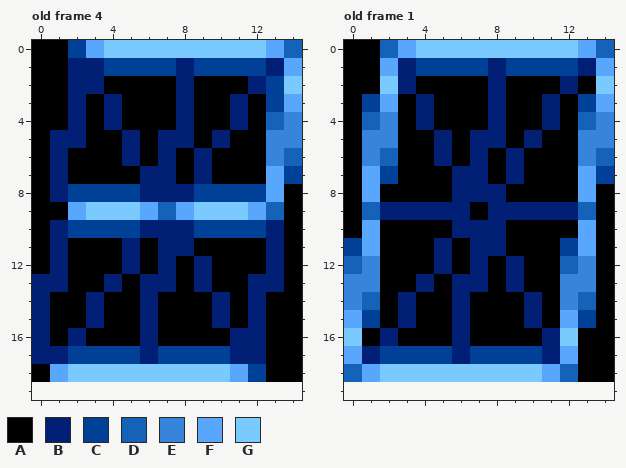
Edited in one commit: pixel-art file (img/vfd.aseprite). The picture above is the old version.
15x19 pixels, 4 frames. Shown: old frame 4, old frame 1. The old version is drawn lined up with the new one, on the new canvas. The commit also changed other frames, which this record leaves out.
Palette (. is transparent): A #000000  B #001f75  C #004197  D #1463b9  E #3685db  F #58a7fd  G #7ac9ff
Pixels before, old frame 4, first column x 0:
 0 AACFGGGGGGGGGFD
 1 AABBCCCCBCCCCBF
 2 AABBAAAABAAABCG
 3 AABABAAABAABACF
 4 AABABAAABAABADE
 5 ABBAABABBABAAEE
 6 ABAAABABABAAAED
 7 ABAAAABBABAAAFC
 8 ABCCCCBBBCCCCFA
 9 AAFGGGFDFGGGFDA
10 ABCCCCBBBCCCCBA
11 ABAAABABBAAAABA
12 ABAAABABABAAABA
13 BBAABABBABAABBA
14 BAABAABAAABABAA
15 BAABAABAAABABAA
16 BABAAABAAAABBAA
17 BBCCCCBCCCCBBAA
18 AFGGGGGGGGGFCAA
Pixels before, old frame 1, first column x 0:
 0 AADFGGGGGGGGGFD
 1 AAFBCCCCBCCCCBF
 2 AAGBAAAABAAABAG
 3 ACFABAAABAABACF
 4 ADEABAAABAABADE
 5 AEEAABABBABAAEE
 6 AEDAABABABAAAED
 7 AFCAAABBABAAAFC
 8 AFAAAABBBAAAAFA
 9 ADBBBBBABBBBBDA
10 AFAAAABBBAAAAFA
11 CFAAABABBAAACFA
12 DEAAABABABAADEA
13 EEAABABBABAAEEA
14 EDABAABAAABAEDA
15 FCABAABAAABAFCA
16 GABAAABAAAABGAA
17 FBCCCCBCCCCBFAA
18 DFGGGGGGGGGFDAA
Once edited:
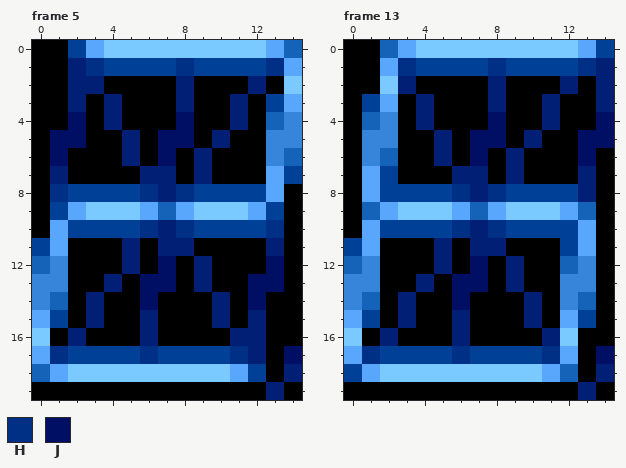
Colours new in this view: H #003086  J #000e64
A new or re-ordered frame is compared with the old frame closest to it.
Edits made:
canvas 15x19 -> 15x20
frames 4 -> 20
Frame 5 is new; against old frame 4:
There is now colour A in row 19 at x 0 to 12 and 14.
The edit turns colour C into colour A in row 2 at x 13.
There is now colour B in row 19 at x 13.
The edit turns colour A into colour B in row 18 at x 14.
The edit turns colour A into colour C in row 9 at x 1; in row 11 at x 0; in row 15 at x 1.
The edit turns colour D into colour C in row 9 at x 13.
The edit turns colour A into colour D in row 12 at x 0; in row 14 at x 1; in row 18 at x 0.
The edit turns colour B into colour E in row 12 at x 1; in row 13 at x 0 to 1; in row 14 at x 0.
The edit turns colour B into colour F in rows 10 to 11 at x 1; in row 15 at x 0; in row 17 at x 0.
The edit turns colour B into colour G in row 16 at x 0.
The edit turns colour B into colour H in row 1 at x 3, 8 and 13; in row 8 at x 1, 6 and 8; in row 10 at x 6, 8 and 13; in row 17 at x 1, 6 and 11.
The edit turns colour A into colour J in row 17 at x 14.
The edit turns colour B into colour J in row 4 at x 2 and 8; in row 5 at x 1 to 2 and 7 to 8; in row 6 at x 1 and 7; in row 12 at x 7 and 13; in row 13 at x 6 to 7 and 12 to 13; in row 14 at x 6 and 12.
Frame 13 is new; against old frame 1:
There is now colour A in row 19 at x 0 to 12 and 14.
The edit turns colour C into colour A in row 3 at x 13; in row 7 at x 14.
The edit turns colour D into colour A in row 4 at x 13; in row 6 at x 14.
There is now colour B in row 19 at x 13.
The edit turns colour A into colour B in row 18 at x 14.
The edit turns colour F into colour B in row 1 at x 14; in row 3 at x 14; in rows 7 to 8 at x 13.
The edit turns colour G into colour B in row 2 at x 14.
The edit turns colour A into colour C in row 8 at x 2 to 5 and 9 to 12; in row 10 at x 2 to 5 and 9 to 12.
The edit turns colour D into colour C in row 0 at x 14; in row 18 at x 0.
The edit turns colour A into colour D in row 9 at x 7.
The edit turns colour B into colour F in row 9 at x 2, 6, 8 and 12.
The edit turns colour B into colour G in row 9 at x 3 to 5 and 9 to 11.
The edit turns colour B into colour H in row 1 at x 3, 8 and 13; in row 8 at x 6 and 8; in row 10 at x 6 and 8; in row 17 at x 1, 6 and 11.
The edit turns colour A into colour J in row 17 at x 14.
The edit turns colour B into colour J in row 4 at x 8; in row 5 at x 7 to 8; in row 6 at x 7; in row 12 at x 7; in row 13 at x 6 to 7; in row 14 at x 6.
The edit turns colour E into colour J in row 4 at x 14; in row 5 at x 13 to 14; in row 6 at x 13.
